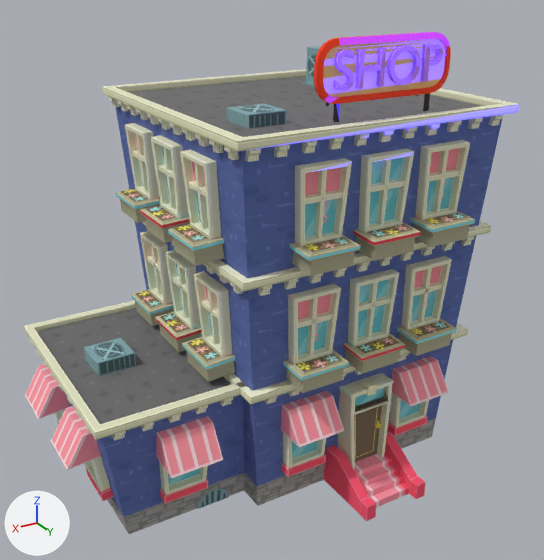
Before and after pictures for a commit that changed the glTF model shops/models/shop-townhouse-blue_night.glb.
The view is the same before and after, from a 50 mm lens placed at (7.7, 13.72, 11.04), pointed at (-0.27, 0.43, 4.4). Lighting does not change. The marker at lower left points along +X, +Y and +Z. The older version comes first. Where no turn or scale is listed for an object, it has been applied to the vertices. Vertices at exactly the same position are counted once.

In view in the first picture: 'shop-townhouse-blue_body', 'sign_1', 'sign_2', 'sign_letters' and 1 more.
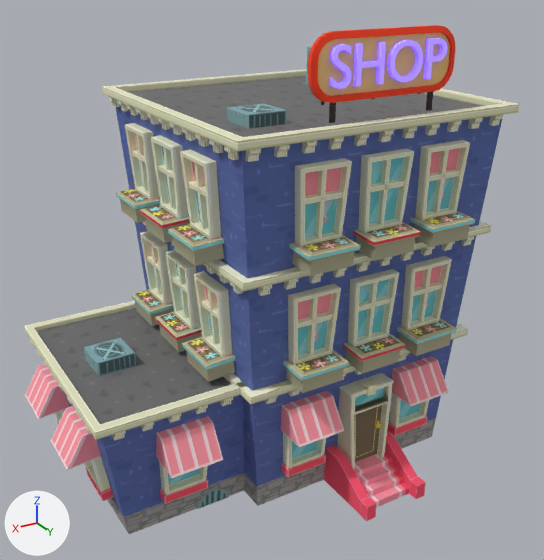
Changed parts and their boxes (x1, y1, x2, y2) in the pictures (544 x 560 px; the box of a moved part takes in the faces that stretch with it):
```json
{"object": "shop-townhouse-blue_body", "change": "surface changed", "before": [151, 47, 519, 325], "after": [151, 47, 519, 325]}
{"object": "sign_1", "change": "surface changed, rescaled", "before": [323, 39, 445, 97], "after": [318, 33, 450, 96], "on screen": "darker, 8% wider, 8% taller"}
{"object": "sign_2", "change": "surface changed, rescaled", "before": [314, 32, 451, 104], "after": [308, 25, 455, 103], "on screen": "7% wider, 8% taller"}
{"object": "sign_letters", "change": "recoloured, surface changed, rescaled", "before": [334, 44, 443, 91], "after": [329, 38, 447, 89], "on screen": "8% wider, 8% taller"}
{"part": 2, "of": "me_sign_letters", "change": "moved or reshaped", "before": [334, 44, 443, 91], "after": [329, 38, 447, 89]}
{"part": 4, "of": "me_sign_1", "change": "moved or reshaped", "before": [323, 39, 445, 97], "after": [318, 33, 450, 96]}
{"part": 6, "of": "me_sign_2", "change": "moved or reshaped", "before": [314, 32, 451, 104], "after": [308, 25, 455, 103]}
```

Edits to the scene script, one JSON object a line:
```json
{"block": "mat_sign_letters", "where": "n0 = _N.new('ShaderNodeBsdfPrincipled'); n0.name = 'Principled BSDF'"}
{"op": "set", "path": "n0.inputs[0].default_value", "old": "(0.6, 0.25, 1.0, 1.0)", "new": "(0.85, 0.6, 1.0, 1.0)", "note": "'Base Color', purple #cb89ff -> 'Base Color', purple #edcbff"}
{"block": "me_shop_townhouse_blue_body", "where": "me_shop_townhouse_blue_body.from_pydata(...)  # 3564 vertices, 4664 faces; spans x -4.92..4.92, y -3.85..3.85, z 0.0..9.0"}
{"block": "me_shop_townhouse_blue_body", "where": "# used by ob_shop_townhouse_blue_body; location = (0.0, 0.0, 0.0)"}
{"block": "me_shop_townhouse_blue_body", "change": "me_shop_townhouse_blue_body part 1: texture (UV) coordinates changed"}
{"block": "me_sign_letters", "where": "# used by ob_sign_letters; location = (0.0, 0.0, 0.0)"}
{"op": "remove", "block": "me_sign_letters", "code": "me_sign_letters.from_pydata(...)  # 290 vertices, 431 faces; spans x -2.6..-0.17, y 2.69..2.78, z 8.86..9.55"}
{"op": "add", "block": "me_sign_letters", "code": "me_sign_letters.from_pydata(...)  # 290 vertices, 431 faces; spans x -2.7..-0.08, y 2.69..2.78, z 8.91..9.65"}
{"block": "me_sign_letters", "change": "me_sign_letters part 2: the whole mesh is scaled about its middle by 1.08, then moved by (0.0, 0.0, 0.07)"}
{"block": "me_sign_letters", "change": "me_sign_letters part 3: texture (UV) coordinates changed"}
{"block": "me_sign_1", "where": "# used by ob_sign_1; location = (0.0, 0.0, 0.0)"}
{"op": "remove", "block": "me_sign_1", "code": "me_sign_1.from_pydata(...)  # 24 vertices, 22 faces; spans x -2.76..0.08, y 2.67, z 8.74..9.63"}
{"op": "add", "block": "me_sign_1", "code": "me_sign_1.from_pydata(...)  # 24 vertices, 22 faces; spans x -2.87..0.19, y 2.66, z 8.78..9.74"}
{"block": "me_sign_1", "change": "me_sign_1 part 4: the whole mesh is scaled about its middle by (1.08, 1, 1.08), then moved by (0.0, -0.01, 0.07)"}
{"block": "me_sign_1", "change": "me_sign_1 part 5: texture (UV) coordinates changed"}
{"block": "me_sign_2", "where": "# used by ob_sign_2; location = (0.0, 0.0, 0.0)"}
{"op": "remove", "block": "me_sign_2", "code": "me_sign_2.from_pydata(...)  # 96 vertices, 166 faces; spans x -2.88..0.19, y 2.61..2.73, z 8.63..9.75"}
{"op": "add", "block": "me_sign_2", "code": "me_sign_2.from_pydata(...)  # 96 vertices, 166 faces; spans x -2.99..0.31, y 2.6..2.73, z 8.66..9.86"}
{"block": "me_sign_2", "change": "me_sign_2 part 6: the whole mesh is scaled about its middle by 1.08, then moved by (0.0, -0.01, 0.07)"}
{"block": "me_sign_2", "change": "me_sign_2 part 7: texture (UV) coordinates changed"}
```
